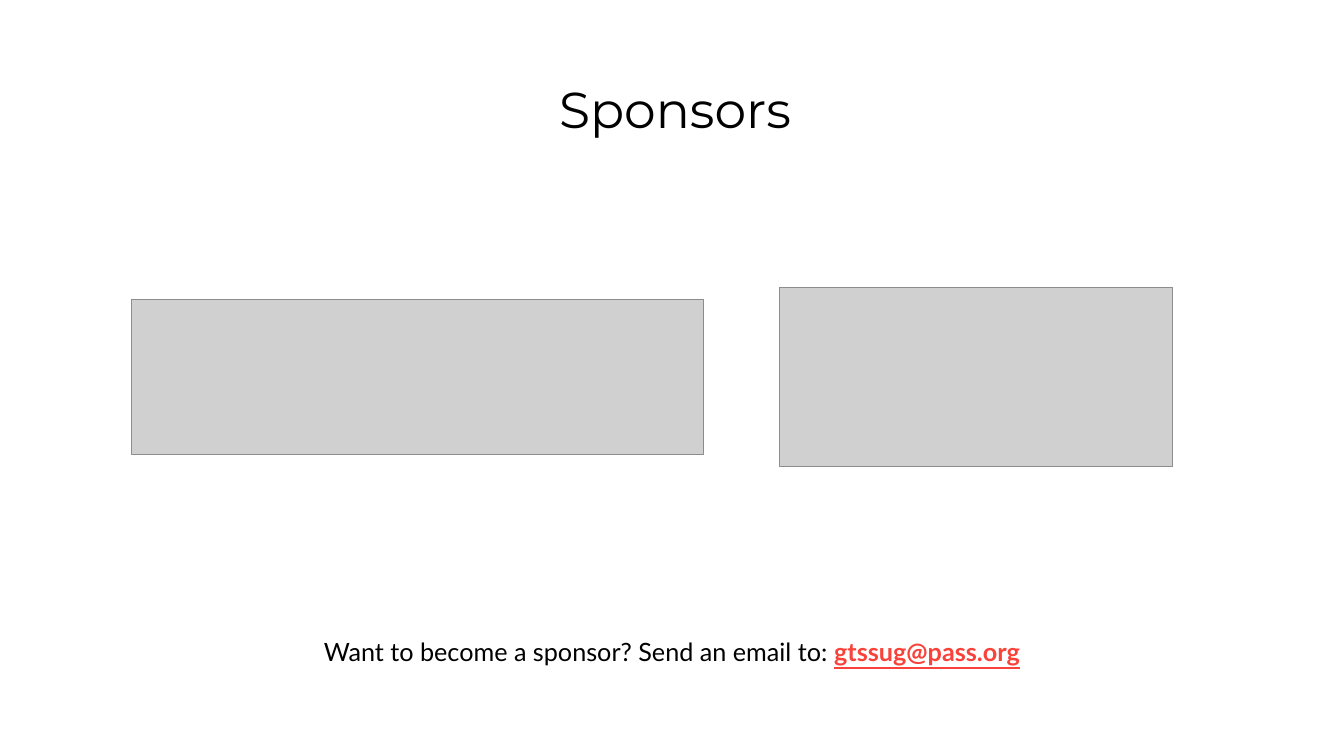
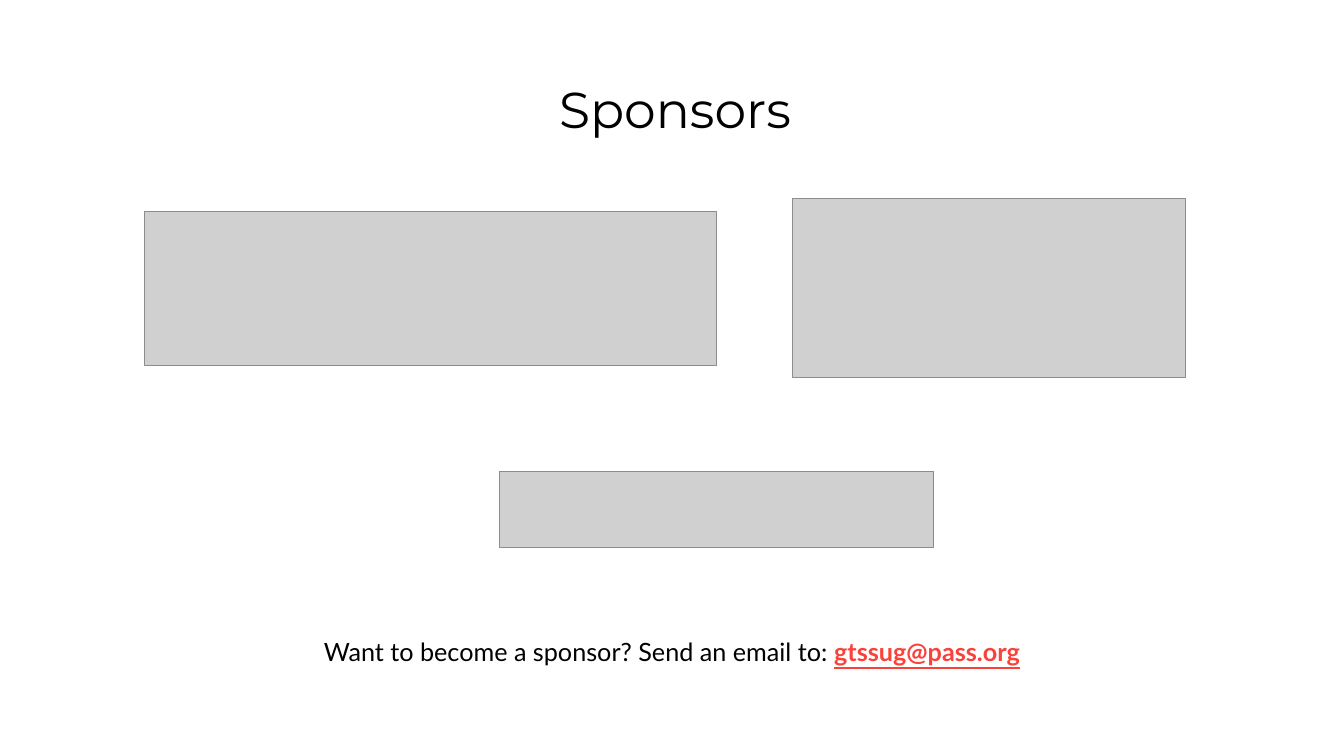
Before and after one commit to GTSSUG/Sessions, a slide deck: slide 16 of 20190123/PASS-GTSSUG-20190123.pptx (slide 15 before the commit). Drawn at 1344x756 pixels with LibreOffice and Linux fonts; fonts in the diff are those of the drawing; grey boxes stand for pictures; background and template pictures are left out. Boxes give left, top, right and bottom in pixels: in the first picture for what was removed or moved away, otherwise in the second. Text is boxed around its words. In the diff, an @@ line names an element or a change of style, - is before the commit and + after.

```diff
--- a/20190123/PASS-GTSSUG-20190123.pptx
+++ b/20190123/PASS-GTSSUG-20190123.pptx
@@ picture: place and size @@
-picture at bbox=[779, 287, 1173, 467]
+picture at bbox=[792, 199, 1186, 378]
@@ picture: place and size @@
-picture at bbox=[132, 300, 705, 455]
+picture at bbox=[145, 211, 718, 365]
@@ picture added at bbox=[500, 472, 935, 547] @@
```
Also in this commit, not shown: 2 other slides changed, 1 slide added.
